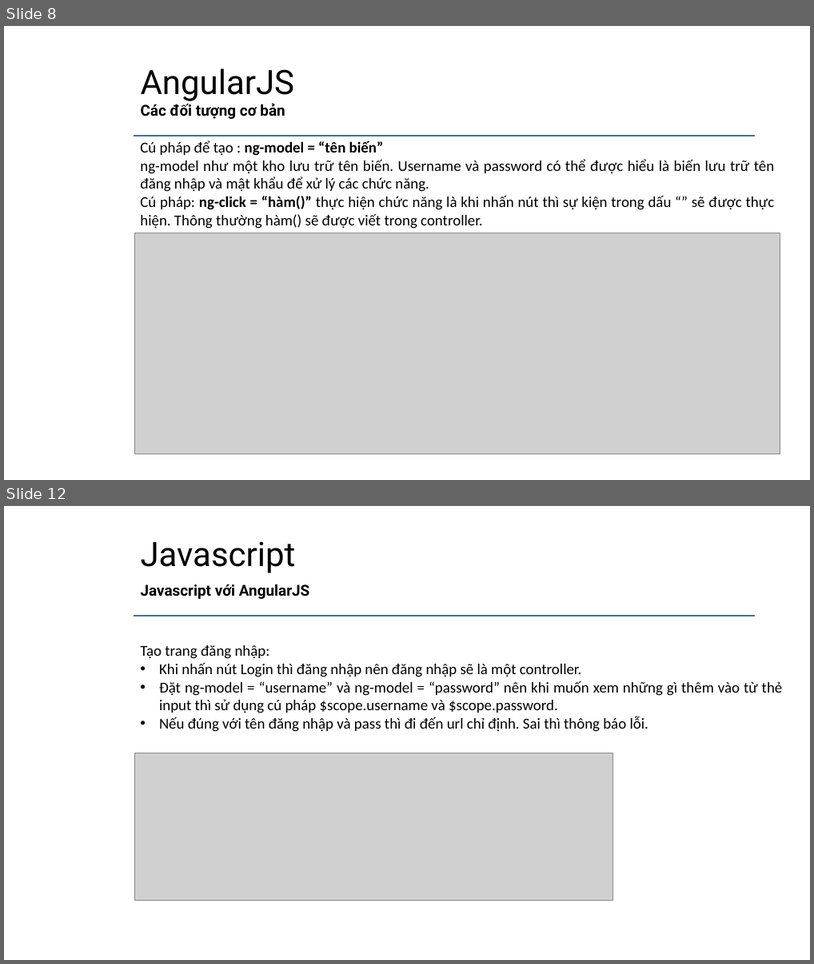
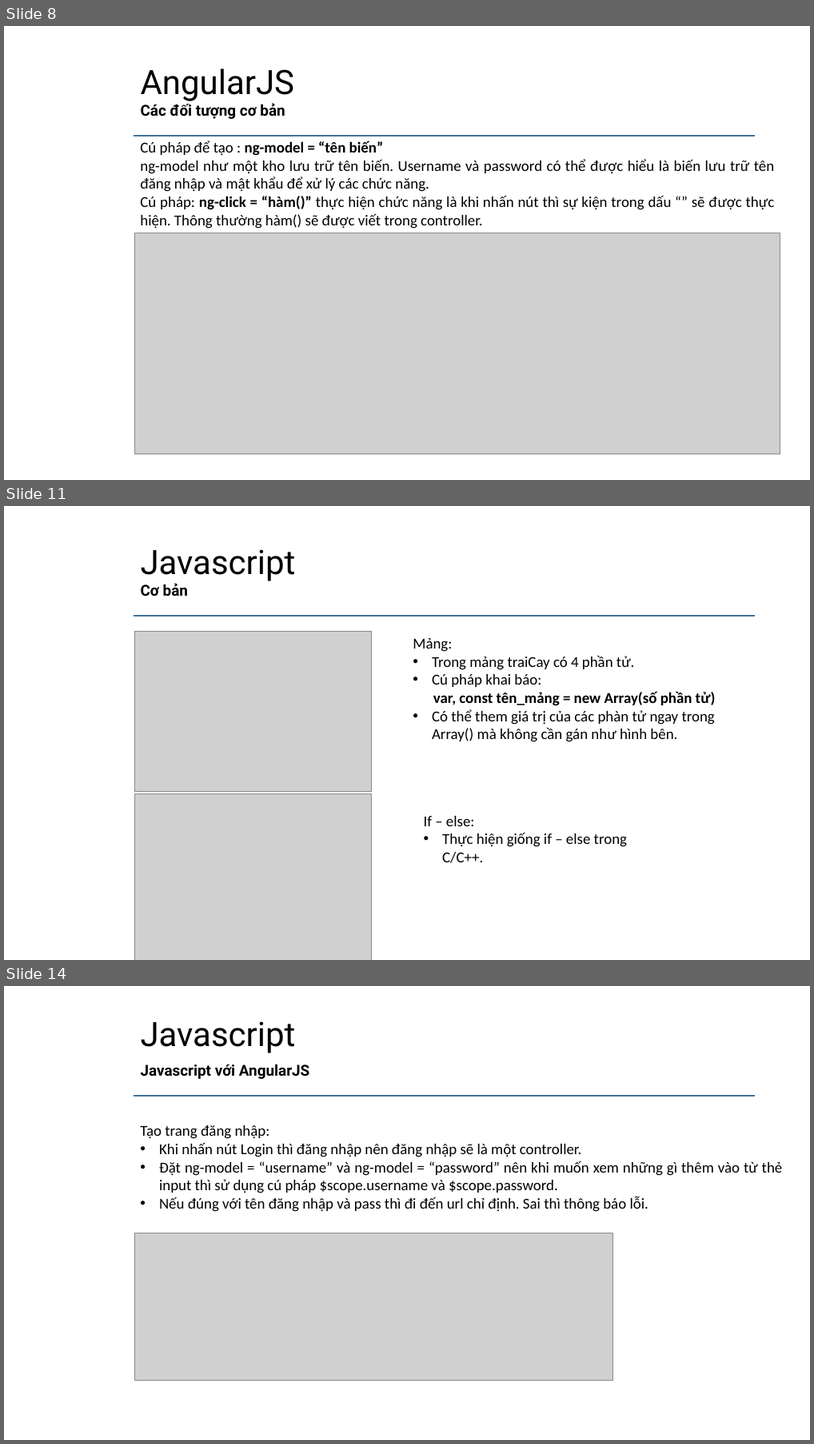
Before and after one commit to daotuyen9244/Indruino-Iot-Project, a slide deck: FW/Minh/Task4/Task4 - Minh.pptx. Shown one above the other, each under a label of ours: slides 8 and 12 before the commit, slides 8, 11 and 14 after it; the slides between them are not shown. The pictures are 814x964 and 814x1444 pixels, drawn with LibreOffice and Linux fonts; fonts in the diff are those of the drawing; grey boxes stand for pictures; background and template pictures are left out. Boxes give left, top, right and bottom in pixels: in the first picture for what was removed or moved away, otherwise in the second. Text is boxed around its words. In the diff, an @@ line names an element or a change of style, - is before the commit and + after.

```diff
--- a/FW/Minh/Task4/Task4 - Minh.pptx
+++ b/FW/Minh/Task4/Task4 - Minh.pptx
@@ slide 11 added at (4,506,810,960), background #FFFFFF; not listed: 1 template element that a slide beside it also shows @@
@@ title added at (141,549,296,581), 40 pt, text #000000 @@
+Javascript
@@ subtitle added at (141,583,188,596), 18 pt, text #000000, bold @@
+Cơ bản
@@ picture added at (134,631,372,792) @@
@@ text added at (413,638,716,742), 18 pt, text #000000 @@
+Mảng:
+• Trong mảng traiCay có 4 phần tử.
+• Cú pháp khai báo:
+var, const tên_mảng = new Array(số phần tử)
+• Có thể them giá trị của các phàn tử ngay trong Array() mà không cần gán như hình bên.
@@ picture added at (134,793,372,960) @@
@@ text added at (424,816,627,863), 18 pt, text #000000 @@
+If – else:
+• Thực hiện giống if – else trong C/C++.
@@ what was slide 12 is now slide 14 @@
```
Also in this commit, not shown: 3 slides changed, 1 other slide added, 1 other file.
